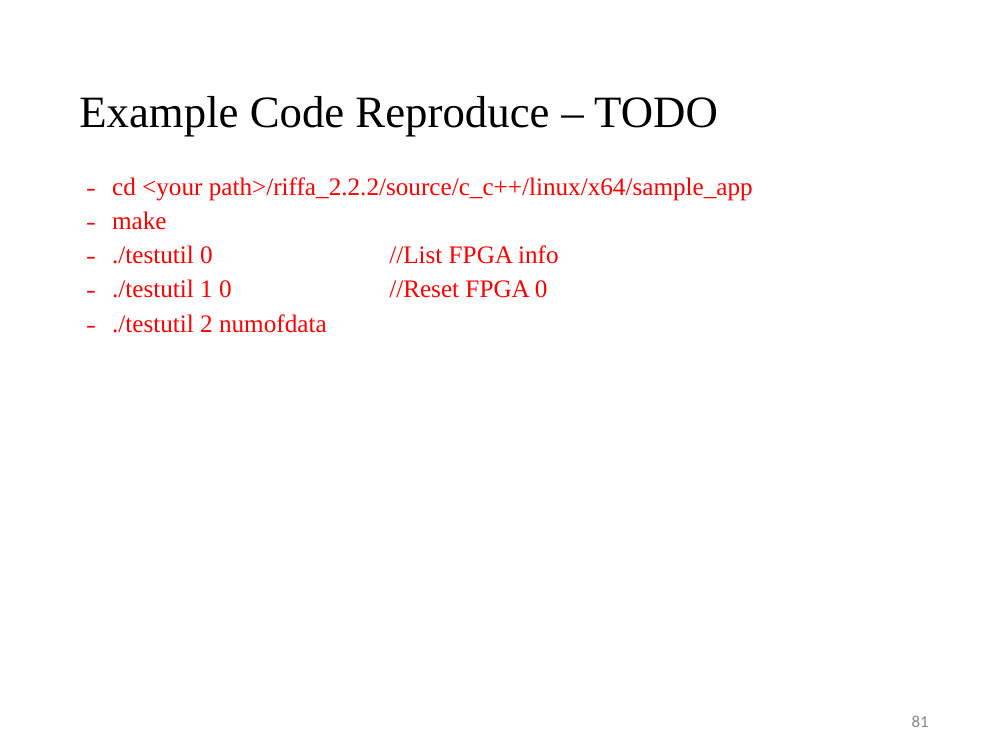
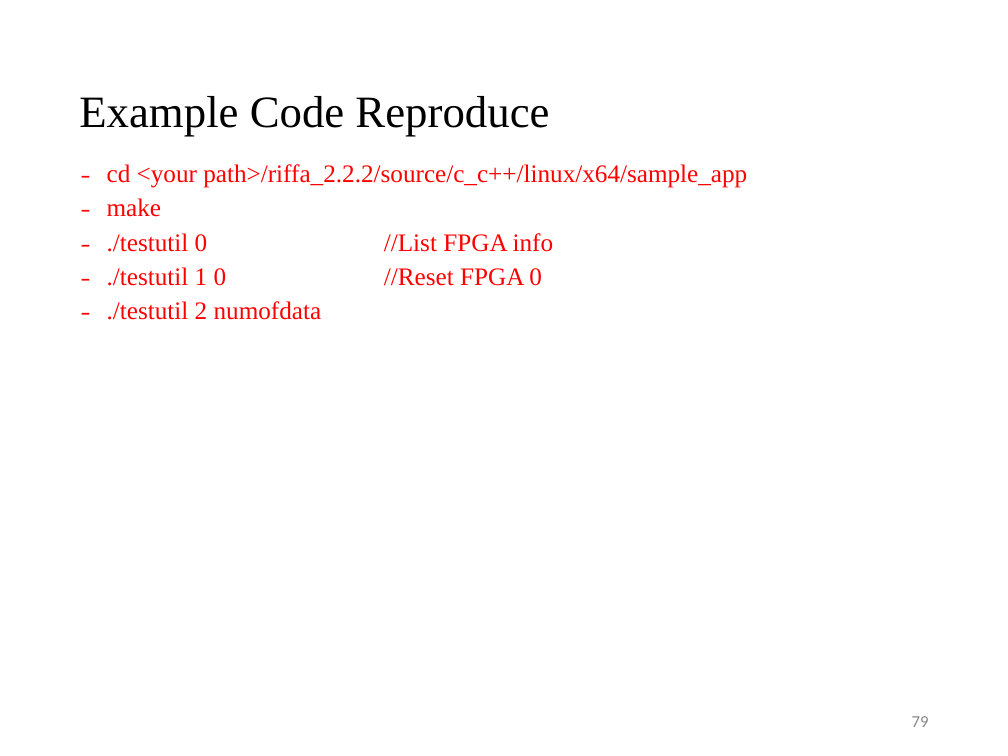
Before and after one commit to shihjimmy/riffa, a slide deck: slide 79 of RIFFA_tutorial_2025.pptx (slide 81 before the commit). Drawn at 1008x756 pixels with LibreOffice and Linux fonts; fonts in the diff are those of the drawing; background and template pictures are left out. Boxes give left, top, right and bottom in pixels: in the first picture for what was removed or moved away, otherwise in the second. Text is boxed around its words. In the diff, an @@ line names an element or a change of style, - is before the commit and + after.

```diff
--- a/RIFFA_tutorial_2025.pptx
+++ b/RIFFA_tutorial_2025.pptx
@@ title at (79, 96, 549, 137): text changed @@
-Example Code Reproduce – TODO
+Example Code Reproduce
@@ text "cd <your path>/riffa_2.2.2/source/c_c++/linux/x64/sample_app": place and size @@
-text "cd <your path>/riffa_2.2.2/source/c_c++/linux/x64/sample_app" at (112, 177, 753, 333)
+text "cd <your path>/riffa_2.2.2/source/c_c++/linux/x64/sample_app" at (107, 164, 747, 320)
@@ page number at (912, 716, 929, 727): text changed @@
-81
+79
```
Also in this commit, not shown: 5 other slides changed, 2 slides removed.
